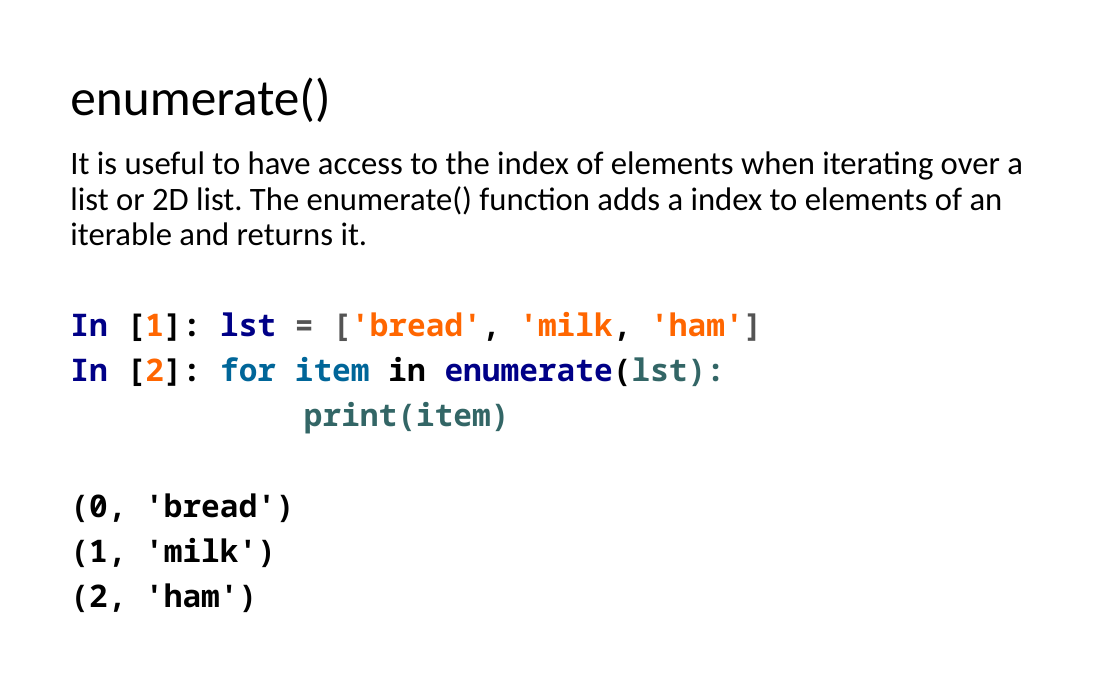
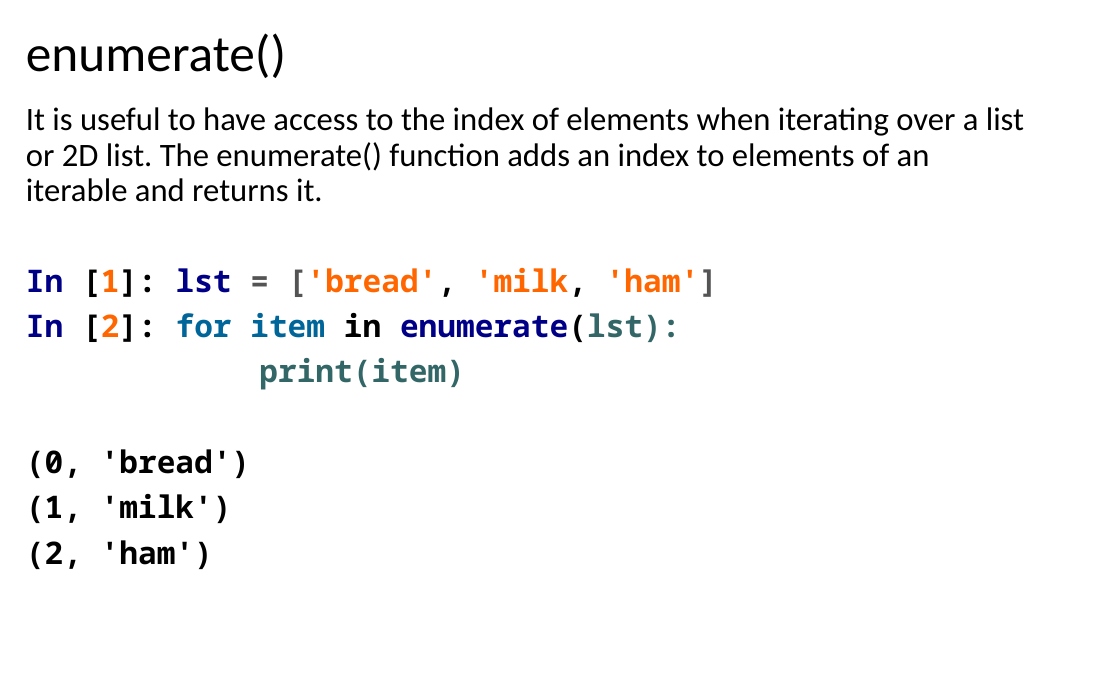
Before and after one commit to LongBaoNguyen/longbaonguyen.github.io, a slide deck: slide 12 of courses/apcsp/lect9.pptx (slide 14 before the commit). Drawn at 1120x700 pixels with LibreOffice and Linux fonts; fonts in the diff are those of the drawing. Boxes give left, top, right and bottom in pixels: in the first picture for what was removed or moved away, otherwise in the second. Text is boxed around its words. In the diff, an @@ line names an element or a change of style, - is before the commit and + after.

```diff
--- a/courses/apcsp/lect9.pptx
+++ b/courses/apcsp/lect9.pptx
@@ title "enumerate()": place and size @@
-title "enumerate()" at bbox=[70, 77, 330, 122]
+title "enumerate()" at bbox=[26, 33, 286, 78]
@@ text "It is useful to have ...": place and size @@
-text "It is useful to have ..." at bbox=[70, 151, 1023, 612]
+text "It is useful to have ..." at bbox=[26, 107, 1024, 569]
@@ text at bbox=[26, 107, 1024, 202]: text changed @@
-It is useful to have access to the index of elements when iterating over a list or 2D list. The enumerate() function adds a index to elements of an iterable and returns it.
+It is useful to have access to the index of elements when iterating over a list or 2D list. The enumerate() function adds an index to elements of an iterable and returns it.
```
Also in this commit, not shown: 22 other slides changed, 2 slides removed, 5 other files.
